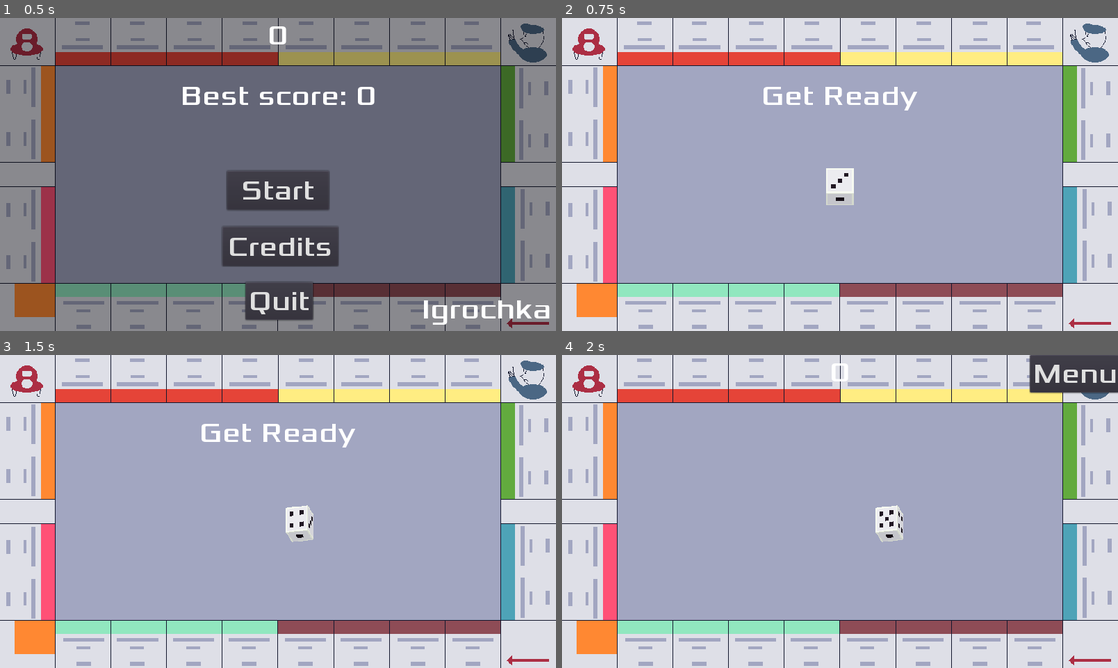
Above: before the commit, frames 1-4 (two rows, left to right).
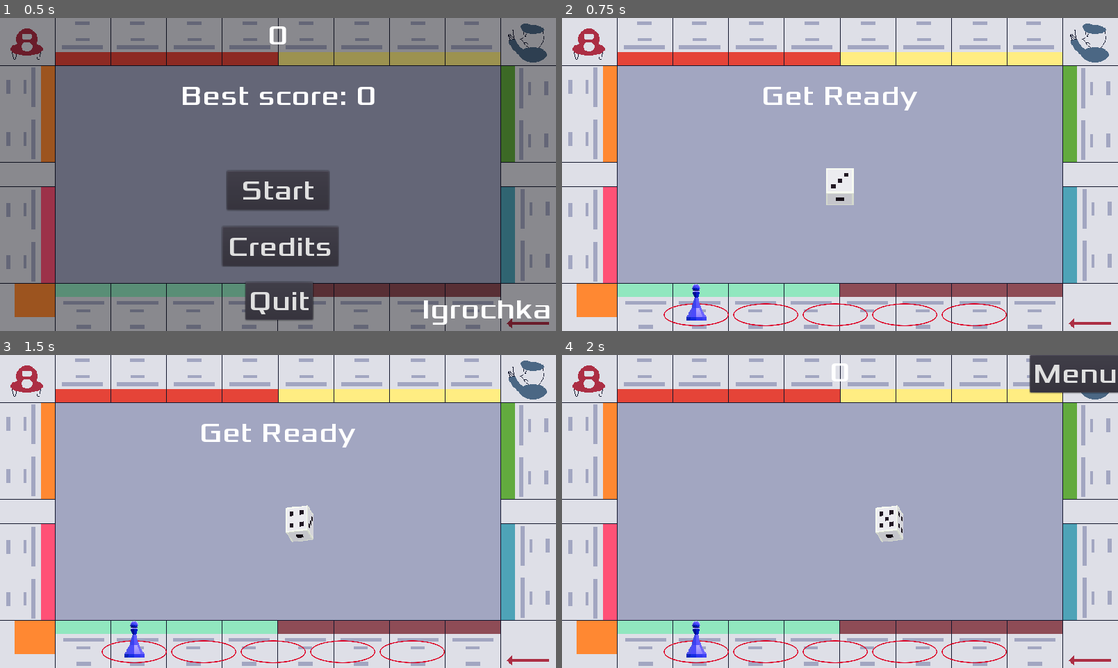
Above: after the commit, the same moments.

Repository: sialiss/GMTK-gamejam2022
Game: Godot game, scene res://scenes/Menu/Menu.tscn
The game is run twice, just before and just after one commit, with the same random seed, the same clock (stepped at 60 frames per second) and the same inputs. Sound files missing from this copy of the repository are replaced by a short silence.
Inputs:
- Up to frame 1 (0.5 s): no input
- Up to frame 2 (0.75 s): click "Start" at 0.5 s
- Up to frame 3 (1.5 s): tap Enter at 1.25 s; hold Right (move_right) from 1.28 s (still down)
- Up to frame 4 (2 s): keep holding Right (move_right)

Frame 1 is identical in both runs. In frame 2, 0.7% of the frame differs, in the area x 18-80%, y 84-99%; in frame 3, 0.7%; in frame 4, 0.7%.

Commit message:
Add health bar

Diff:
--- a/scenes/Game.tscn
+++ b/scenes/Game.tscn
@@ -6,7 +6,7 @@
 [ext_resource path="res://sounds/fixed.mp3" type="AudioStream" id=4]
 [ext_resource path="res://scenes/Enemy/Hat/EnemyHat.tscn" type="PackedScene" id=5]
 [ext_resource path="res://scenes/HUD.tscn" type="PackedScene" id=6]
-[ext_resource path="res://sounds/death((.mp3" type="AudioStream" id=7]
+[ext_resource path="res://sounds/DeathSound.mp3" type="AudioStream" id=7]
 [ext_resource path="res://scenes/Enemy/Pawn/EnemyPawn.tscn" type="PackedScene" id=9]
 
 [sub_resource type="Curve2D" id=1]
--- a/scenes/HUD.tscn
+++ b/scenes/HUD.tscn
@@ -1,7 +1,8 @@
-[gd_scene load_steps=4 format=2]
+[gd_scene load_steps=5 format=2]
 
 [ext_resource path="res://assets/fonts/Xolonium-Regular.ttf" type="DynamicFontData" id=1]
 [ext_resource path="res://scenes/HUD.gd" type="Script" id=2]
+[ext_resource path="res://scenes/Health.tscn" type="PackedScene" id=3]
 
 [sub_resource type="DynamicFont" id=1]
 size = 48
@@ -39,5 +40,7 @@
 custom_fonts/font = SubResource( 1 )
 text = "Menu"
 
+[node name="Health" parent="." instance=ExtResource( 3 )]
+
 [connection signal="timeout" from="MessageTimer" to="." method="_on_MessageTimer_timeout"]
 [connection signal="pressed" from="MenuButton" to="." method="_on_MenuButton_pressed"]
--- /dev/null
+++ b/scenes/Health.tscn
@@ -0,0 +1,40 @@
+[gd_scene load_steps=3 format=2]
+
+[ext_resource path="res://assets/Round.png" type="Texture" id=1]
+[ext_resource path="res://scenes/PawnMarker.tscn" type="PackedScene" id=2]
+
+[node name="Health" type="CanvasLayer"]
+
+[node name="Sprite" type="Sprite" parent="."]
+position = Vector2( 232, 512 )
+scale = Vector2( 0.273627, 0.324544 )
+texture = ExtResource( 1 )
+
+[node name="Sprite2" type="Sprite" parent="."]
+position = Vector2( 352, 512 )
+scale = Vector2( 0.273627, 0.324544 )
+texture = ExtResource( 1 )
+
+[node name="Sprite3" type="Sprite" parent="."]
+position = Vector2( 472, 512 )
+scale = Vector2( 0.273627, 0.324544 )
+texture = ExtResource( 1 )
+
+[node name="Sprite4" type="Sprite" parent="."]
+position = Vector2( 592, 512 )
+scale = Vector2( 0.273627, 0.324544 )
+texture = ExtResource( 1 )
+
+[node name="Sprite5" type="Sprite" parent="."]
+position = Vector2( 712, 512 )
+scale = Vector2( 0.273627, 0.324544 )
+texture = ExtResource( 1 )
+
+[node name="StartPosition" type="Position2D" parent="."]
+position = Vector2( 232, 490 )
+
+[node name="EndPossition" type="Position2D" parent="."]
+position = Vector2( 712, 490 )
+
+[node name="Pawn" parent="." instance=ExtResource( 2 )]
+position = Vector2( 232, 490 )
--- a/scenes/PawnMarker.tscn
+++ b/scenes/PawnMarker.tscn
@@ -7,7 +7,7 @@
 environment = ExtResource( 2 )
 
 [sub_resource type="SpatialMaterial" id=1]
-albedo_color = Color( 0.160784, 0.662745, 0.145098, 1 )
+albedo_color = Color( 0.172549, 0.215686, 0.878431, 1 )
 metallic = 0.15
 metallic_specular = 0.31
 roughness = 0.36
Binary file added: assets/Round.png
Not shown, added: assets/Round.png.import
